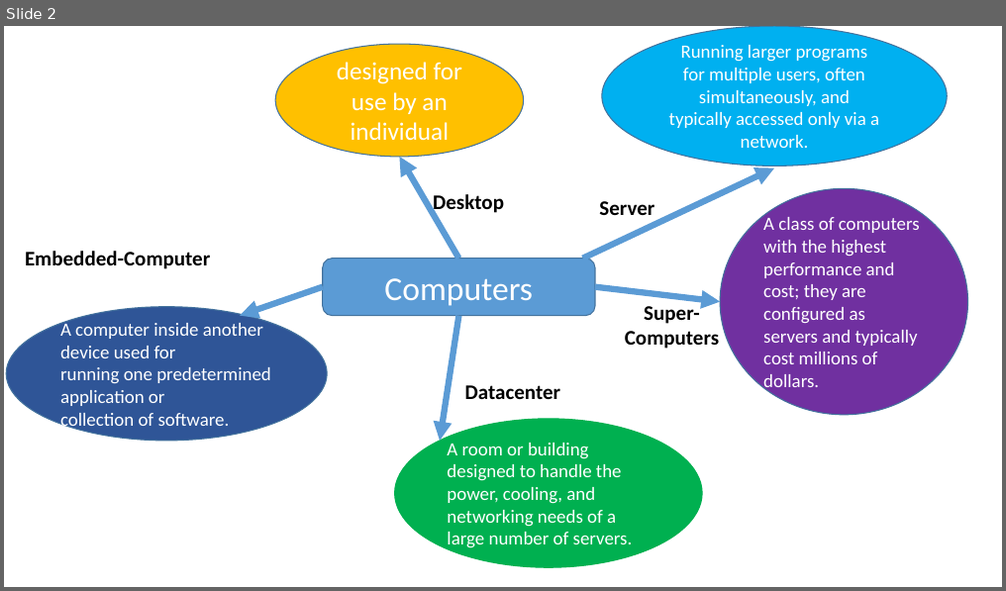
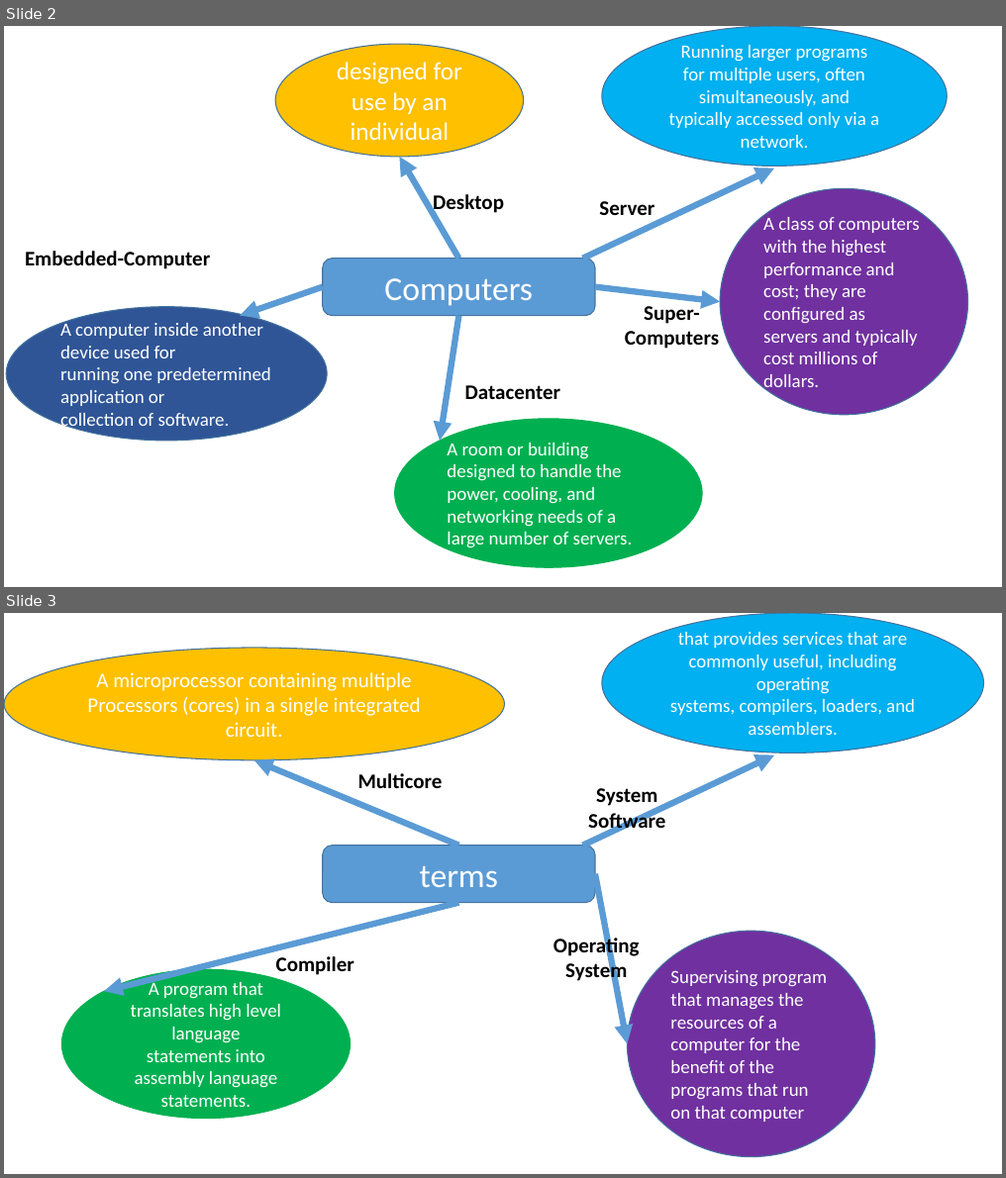
Before and after one commit to buddhikadesilva/CSA-Tutorial, a slide deck: Intro.pptx. Shown one above the other, each under a label of ours: slide 2 before the commit, slides 2 and 3 after it. The pictures are 1006x591 and 1006x1178 pixels, drawn with LibreOffice and Linux fonts; fonts in the diff are those of the drawing. Boxes give left, top, right and bottom in pixels: in the first picture for what was removed or moved away, otherwise in the second. Text is boxed around its words. In the diff, an @@ line names an element or a change of style, - is before the commit and + after.

Commit message:
Added about Some terms of CSA

```diff
--- a/Intro.pptx
+++ b/Intro.pptx
@@ slide 3 added at bbox=[4, 613, 1002, 1174], background #FFFFFF @@
@@ ellipse added at bbox=[602, 613, 984, 753], fill #00B0F0, outline #43739E 1 pt, 18 pt, text #FFFFFF @@
+that provides services that are
+commonly useful, including operating
+systems, compilers, loaders, and assemblers.
@@ ellipse added at bbox=[4, 648, 505, 761], fill #FFC000, outline #43739E 1 pt, 20 pt, text #FFFFFF @@
+A microprocessor containing multiple
+Processors (cores) in a single integrated
+circuit.
@@ arrow added from (459, 845) to (254, 761), #5B9BD5 6 pt @@
@@ arrow added from (583, 845) to (774, 756), #5B9BD5 6 pt @@
@@ text added at bbox=[358, 773, 443, 788], 20 pt, text #000000, bold @@
+Multicore
@@ text added at bbox=[588, 788, 665, 834], 20 pt, text #000000, bold @@
+System Software
@@ rounded rectangle added at bbox=[323, 845, 595, 903], fill #5B9BD5, outline #43739E 1 pt, 32 pt, text #FFFFFF @@
+terms
@@ arrow added from (595, 874) to (628, 1045), #5B9BD5 6 pt @@
@@ arrow added from (459, 903) to (104, 992), #5B9BD5 6 pt @@
@@ text added at bbox=[553, 935, 640, 984], 20 pt, text #000000, bold @@
+Operating System
@@ ellipse added at bbox=[628, 931, 875, 1157], fill #7030A0, outline #43739E 1 pt, 18 pt, text #FFFFFF @@
+Supervising program that manages the
+resources of a computer for the benefit of the
+programs that run on that computer
@@ text added at bbox=[276, 957, 354, 975], 20 pt, text #000000, bold @@
+Compiler
@@ ellipse added at bbox=[61, 969, 350, 1118], fill #00B050, outline #00B050 1 pt, 18 pt, text #FFFFFF @@
+A program that translates high level language
+statements into assembly language
+statements.
```
